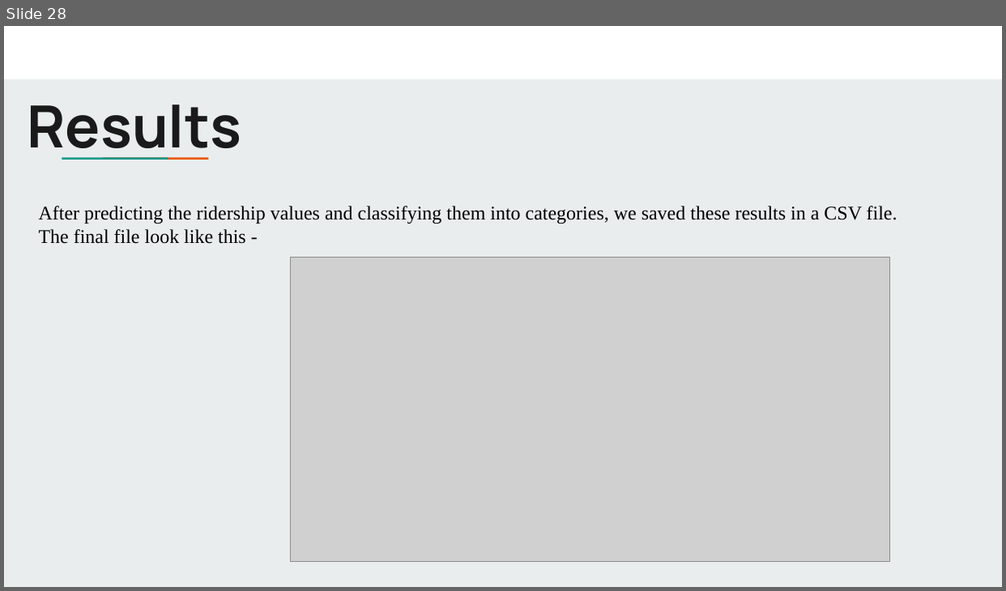
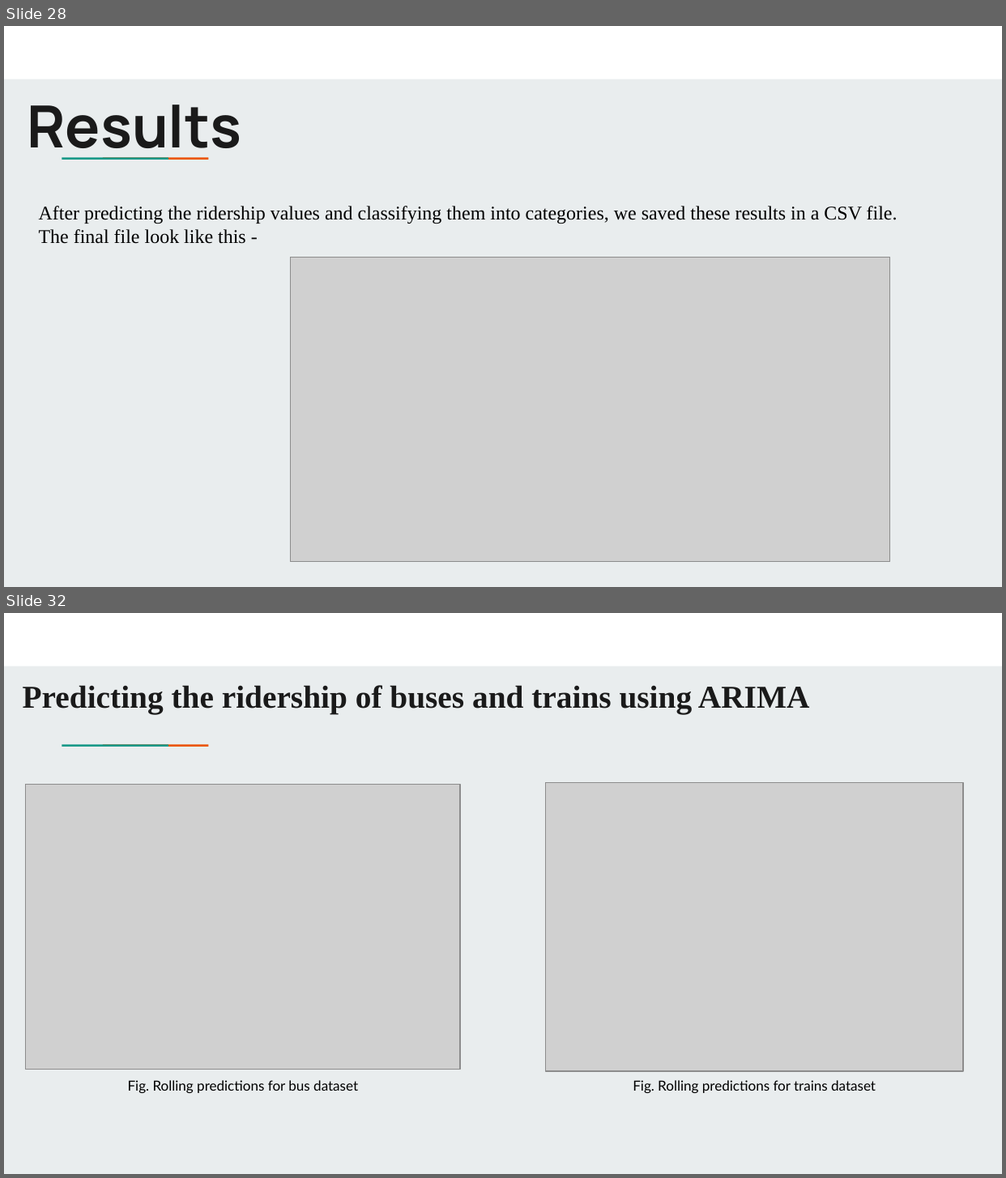
Before and after one commit to uic-cs418/python_demons, a slide deck: Python Demons_presentation.pptx. Shown one above the other, each under a label of ours: slide 28 before the commit, slides 28 and 32 after it; the slides between them are not shown. The pictures are 1006x591 and 1006x1178 pixels, drawn with LibreOffice and Linux fonts; fonts in the diff are those of the drawing; grey boxes stand for pictures. Boxes give left, top, right and bottom in pixels: in the first picture for what was removed or moved away, otherwise in the second. Text is boxed around its words. In the diff, an @@ line names an element or a change of style, - is before the commit and + after.

```diff
--- a/Python Demons_presentation.pptx
+++ b/Python Demons_presentation.pptx
@@ slide 32 added at <box>4,613,1002,1174</box>, background #E9EDEE; not listed: 3 template elements that a slide beside it also shows @@
@@ title added at <box>23,685,810,714</box>, 23 pt, text #1A1A1A, bold @@
+Predicting the ridership of buses and trains using ARIMA
@@ picture added at <box>545,782,963,1072</box> @@
@@ picture added at <box>26,785,460,1069</box> @@
@@ text added at <box>128,1080,358,1093</box>, 10 pt, text #000000 @@
+Fig. Rolling predictions for bus dataset
@@ text added at <box>633,1080,876,1093</box>, 10 pt, text #000000 @@
+Fig. Rolling predictions for trains dataset
```
Also in this commit, not shown: 9 slides changed, 5 other slides added.
